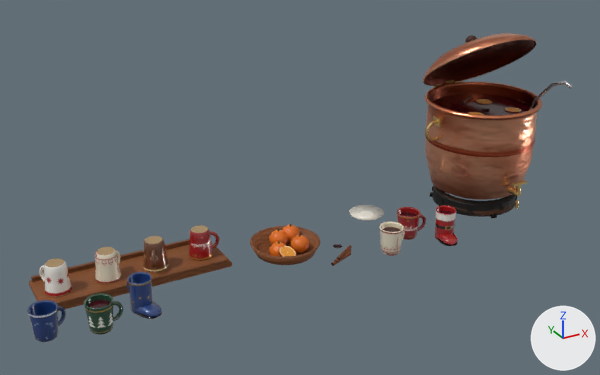
What one commit did to the glTF model site/public/models/prop_gluehwein_counter.glb.
The view is the same before and after, from a camera (50 mm lens) standing at (-1.287, -2.245, 1.355) and looking at (-0.059, -0.013, 0.239). Every picture has the same lights, and +X, +Y and +Z are marked at lower right. The picture after the commit comes second. Where no turn or scale is listed for an object, it has been applied to the vertices.

Objects in the first picture: 'act_ladle_mesh', 'act_mug_0_mesh', 'act_mug_2_mesh', 'act_mug_3_mesh', 'act_mug_4_mesh', 'act_mug_5_mesh', 'act_mug_6_mesh', 'act_mug_7_mesh', 'act_mug_8_mesh', 'act_mug_9_mesh', 'act_pot_lid_mesh', 'act_pot_mesh', 'prop_gluehwein_counter_static' and 1 more.
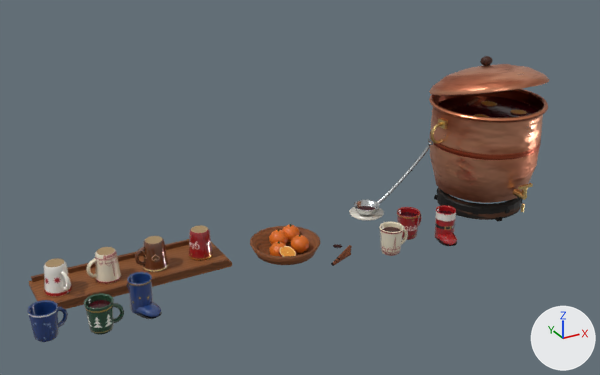
Not drawn themselves, but carrying or shaping drawn objects: ob_act_ladle, ob_act_mug_6, ob_act_mug_7, ob_act_mug_8, ob_act_mug_9, ob_act_pot, ob_act_pot_lid.

Where the newer file only moved an object's origin or applied its transform, the numbers keep the older frame.

Location of each change, [x1, y1, x2, y2] in pixels of the pictures (600 x 375 px):
'act_pot_mesh', moved
    before: [424, 81, 542, 218]
    after: [429, 89, 548, 222]
'act_pot_lid_mesh', moved, turned
    before: [423, 33, 536, 86]
    after: [429, 56, 549, 95]
'act_mug_6_mesh', turned
    before: [39, 258, 72, 297]
    after: [44, 258, 72, 297]
'act_mug_7_mesh', turned
    before: [95, 247, 122, 284]
    after: [86, 247, 122, 284]
'act_mug_8_mesh', turned
    before: [143, 236, 169, 272]
    after: [135, 236, 169, 272]
'act_mug_9_mesh', turned
    before: [188, 225, 220, 261]
    after: [188, 225, 213, 261]
'act_ladle_mesh', moved, rescaled (mostly hidden before)
    before: [528, 81, 573, 111]
    after: [354, 139, 433, 216]

Diff of the bpy script that builds the scene:
```diff
--- a/site/public/models/prop_gluehwein_counter.glb.py
+++ b/site/public/models/prop_gluehwein_counter.glb.py
@@ ob_act_mug_6 @@
 ob_act_mug_6.location = (-0.86, 0.1, 0.014)
-ob_act_mug_6.rotation_euler = (0.0, -3.142, -0.954)  # degrees (0, -180, -55)
+ob_act_mug_6.rotation_euler = (-3.142, 0.0, -1.207)  # degrees (-180, 0, -69)
@@ ob_act_mug_7 @@
 ob_act_mug_7.location = (-0.7, 0.1, 0.014)
-ob_act_mug_7.rotation_euler = (-3.142, 0.0, 0.649)  # degrees (-180, 0, 37)
+ob_act_mug_7.rotation_euler = (0.0, 3.142, 0.0783)  # degrees (0, 180, 4.5)
@@ ob_act_mug_8 @@
 ob_act_mug_8.location = (-0.54, 0.1, 0.014)
-ob_act_mug_8.rotation_euler = (0.0, 3.142, 1.152)  # degrees (0, 180, 66)
+ob_act_mug_8.rotation_euler = (0.0, 3.142, 0.0319)  # degrees (0, 180, 1.8)
@@ ob_act_mug_9 @@
 ob_act_mug_9.location = (-0.38, 0.1, 0.014)
-ob_act_mug_9.rotation_euler = (-3.142, 0.0, -0.0684)  # degrees (-180, 0, -3.9)
+ob_act_mug_9.rotation_euler = (-3.142, 0.0, 1.483)  # degrees (-180, 0, 85)
@@ ob_act_pot @@
 ob_act_pot.parent = ob_prop_gluehwein_counter
-ob_act_pot.location = (0.74, 0.03, 0.0)
+ob_act_pot.location = (0.74, 0.0, 0.0)
@@ ob_act_ladle @@
 ob_act_ladle = bpy.data.objects.new('act_ladle', None)
-ob_act_ladle.parent = ob_act_pot
-ob_act_ladle.location = (0.07, -0.08, 0.24)
+ob_act_ladle.parent = ob_prop_gluehwein_counter
+ob_act_ladle.location = (0.3, 0.12, 0.004)
@@ ob_act_ladle_mesh @@
 ob_act_ladle_mesh.parent = ob_act_ladle
-ob_act_ladle_mesh.location = (0.0243, -0.0735, 0.108)
-ob_act_ladle_mesh.scale = (0.178, 0.178, 0.178)
+ob_act_ladle_mesh.location = (0.0993, -0.00986, 0.138)
+ob_act_ladle_mesh.scale = (0.148, 0.148, 0.148)
@@ ob_act_pot_lid @@
 ob_act_pot_lid.location = (0.0, 0.212, 0.418)
-ob_act_pot_lid.rotation_euler = (-0.62, 0.0, 0.0)  # degrees (-36, 0, 0)
+ob_act_pot_lid.rotation_euler = (-0.25, 0.0, 0.0)  # degrees (-14, 0, 0)
@@ ob_act_pot_mesh @@
 ob_act_pot_mesh = bpy.data.objects.new('act_pot_mesh', me_act_pot_mesh)
-ob_act_pot_mesh.location = (0.74, 0.017, 0.213)
+ob_act_pot_mesh.location = (0.74, -0.013, 0.213)
```
